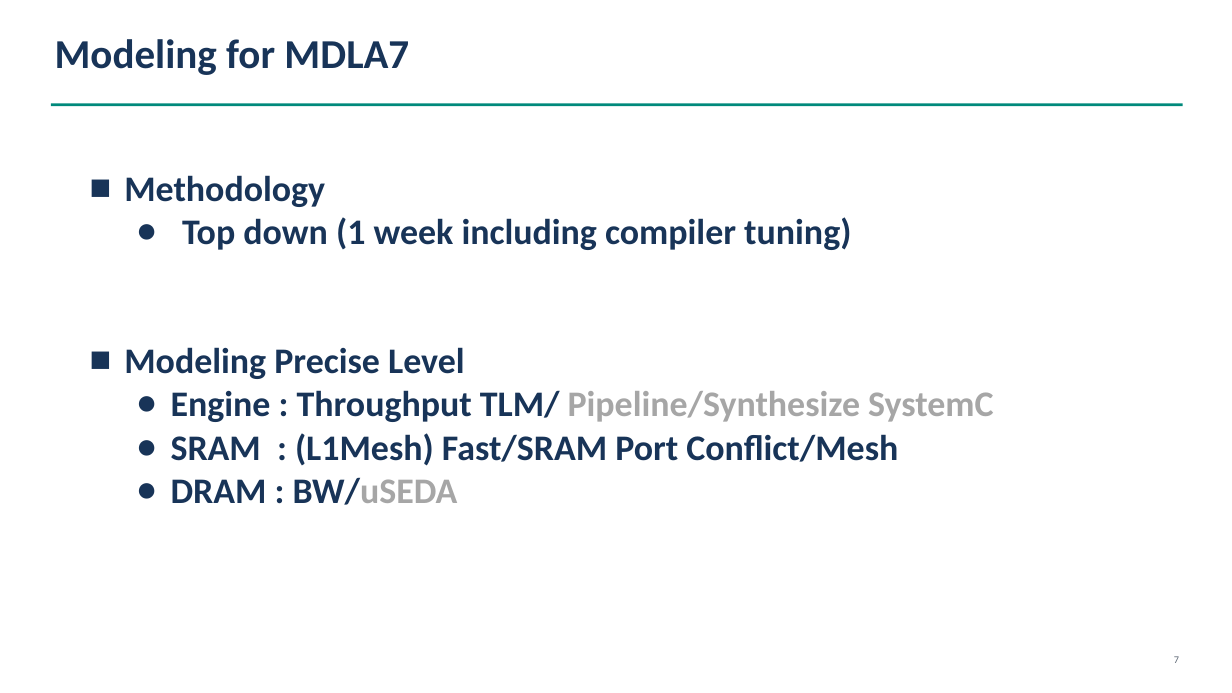
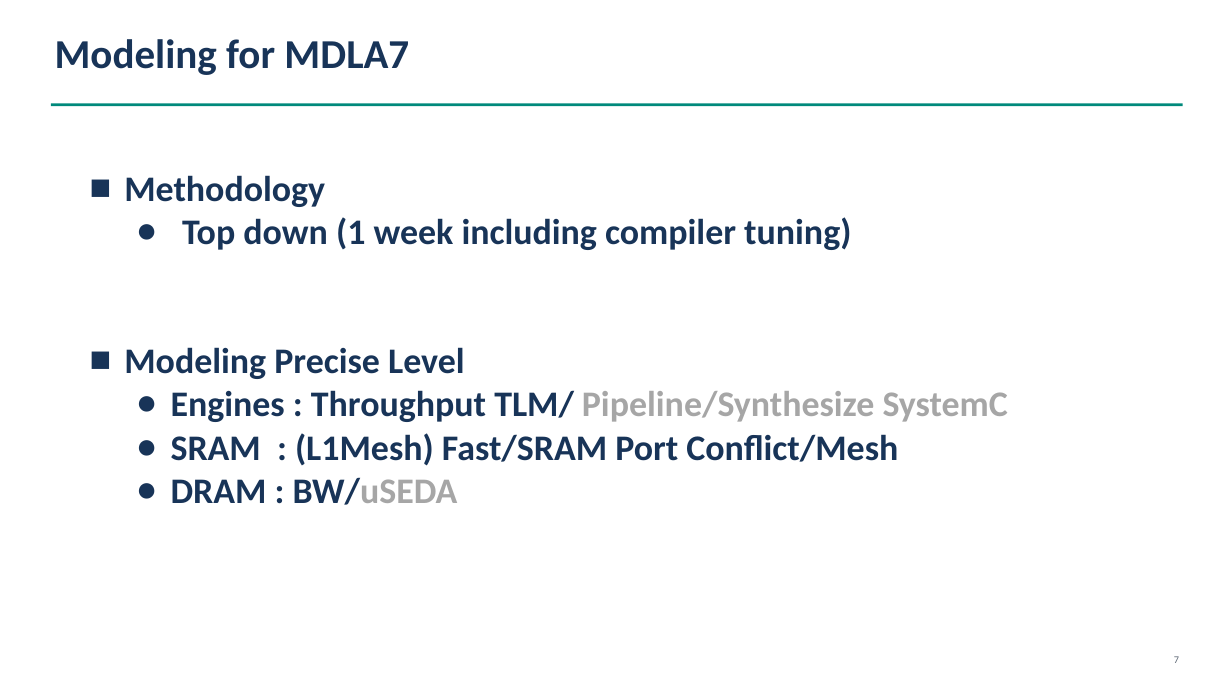
Before and after one commit to cclwylin/mdla7, a slide deck: slide 7 of reports/uArcSim Implementation by AI.pptx. Drawn at 1232x693 pixels with LibreOffice and Linux fonts; fonts in the diff are those of the drawing. Boxes give left, top, right and bottom in pixels: in the first picture for what was removed or moved away, otherwise in the second. Text is boxed around its words. In the diff, an @@ line names an element or a change of style, - is before the commit and + after.

```diff
--- a/reports/uArcSim Implementation by AI.pptx
+++ b/reports/uArcSim Implementation by AI.pptx
@@ text at box(171, 390, 1008, 422): text changed @@
-  ● Engine : Throughput TLM/ Pipeline/Synthesize SystemC
+  ● Engines : Throughput TLM/ Pipeline/Synthesize SystemC
```
Also in this commit, not shown: 6 other slides changed, 2 slides added, 1 slide removed, 3 other files.
